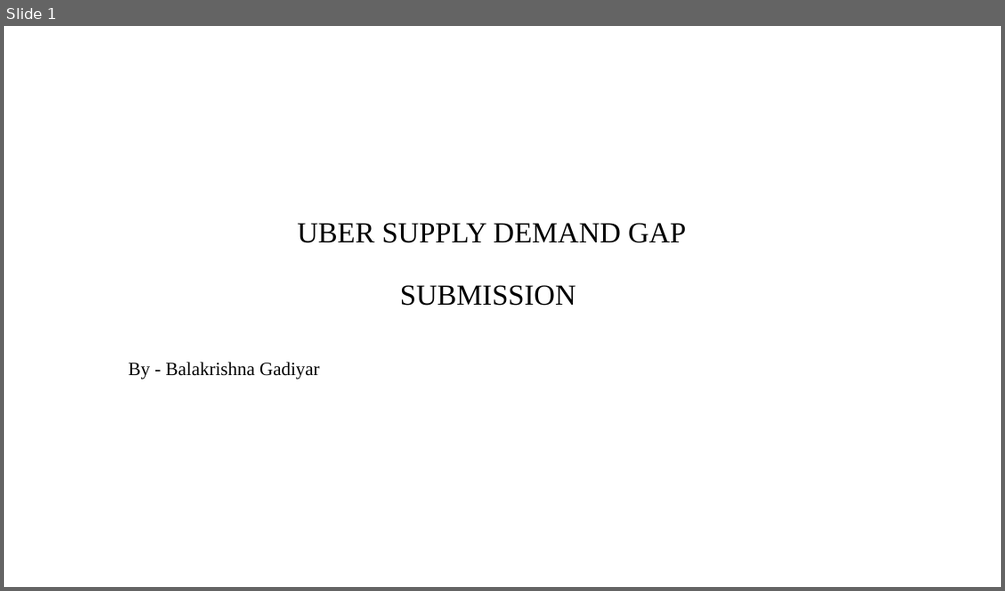
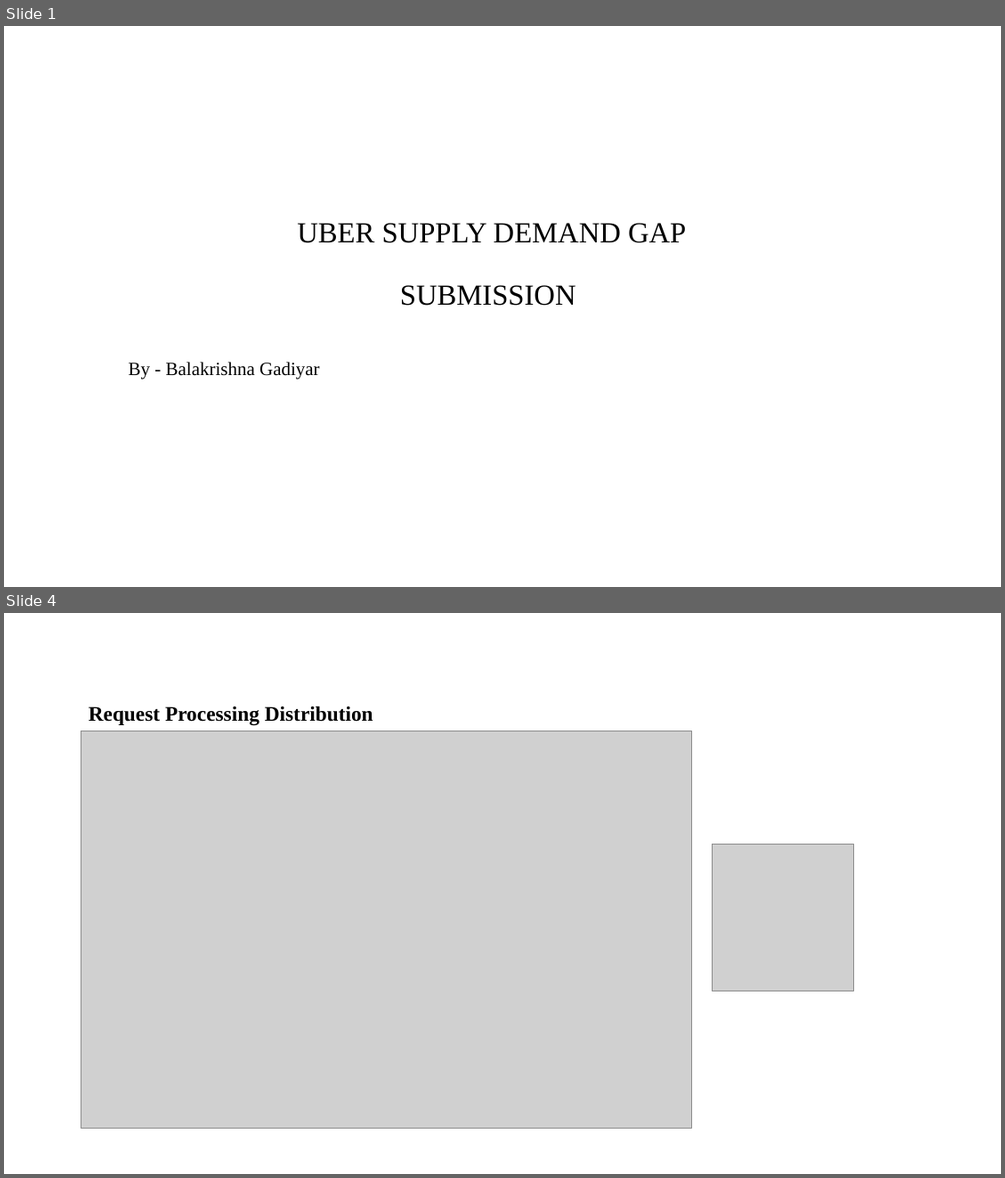
Before and after one commit to gladiatorlearns/PGDDS, a slide deck: Statistics and Exploratory Data Analytics/Uber Assignment/Uber Supply Demand Gap.pptx. Shown one above the other, each under a label of ours: slide 1 before the commit, slides 1 and 4 after it; the slides between them are not shown. The pictures are 1005x591 and 1005x1178 pixels, drawn with LibreOffice and Linux fonts; fonts in the diff are those of the drawing; grey boxes stand for pictures; background and template pictures are left out. Boxes give left, top, right and bottom in pixels: in the first picture for what was removed or moved away, otherwise in the second. Text is boxed around its words. In the diff, an @@ line names an element or a change of style, - is before the commit and + after.

```diff
--- a/Statistics and Exploratory Data Analytics/Uber Assignment/Uber Supply Demand Gap.pptx
+++ b/Statistics and Exploratory Data Analytics/Uber Assignment/Uber Supply Demand Gap.pptx
@@ slide 4 added at (x1=4, y1=613, x2=1001, y2=1174), background #FFFFFF @@
@@ title added at (x1=89, y1=706, x2=373, y2=725), 20 pt, text #000000, bold @@
+Request Processing Distribution
@@ picture added at (x1=81, y1=731, x2=692, y2=1127) @@
@@ picture added at (x1=713, y1=844, x2=854, y2=990) @@
```
Also in this commit, not shown: 6 other slides added, 9 slides removed, 4 other files.
